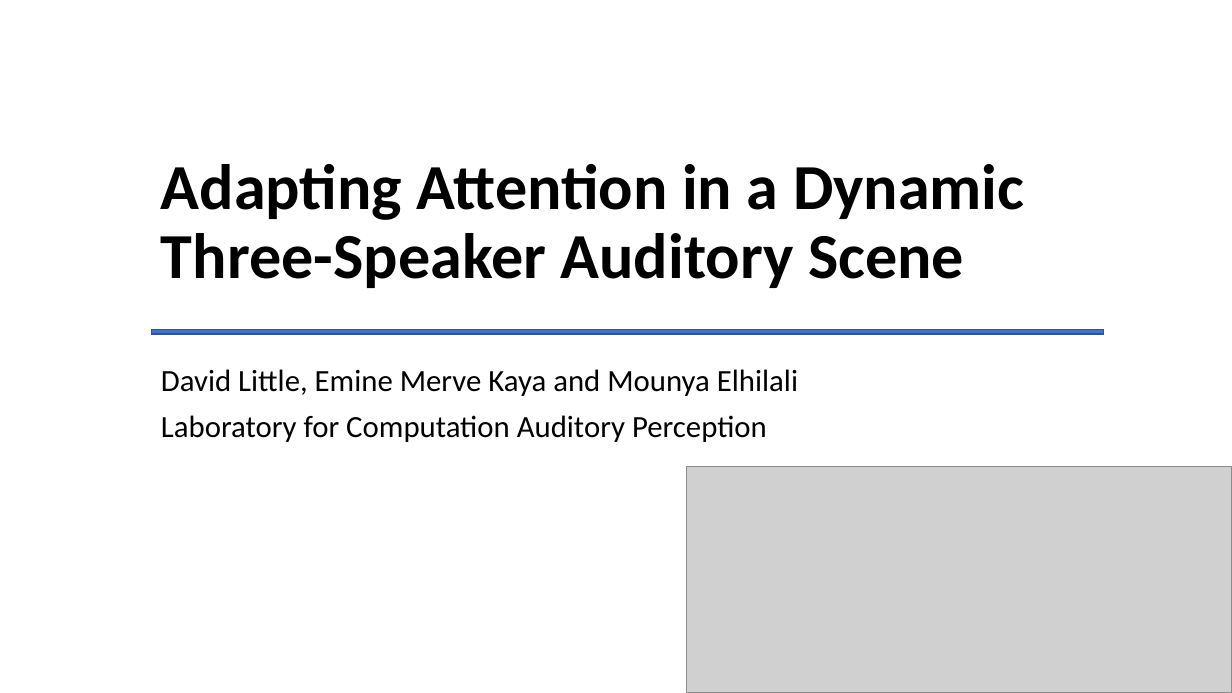
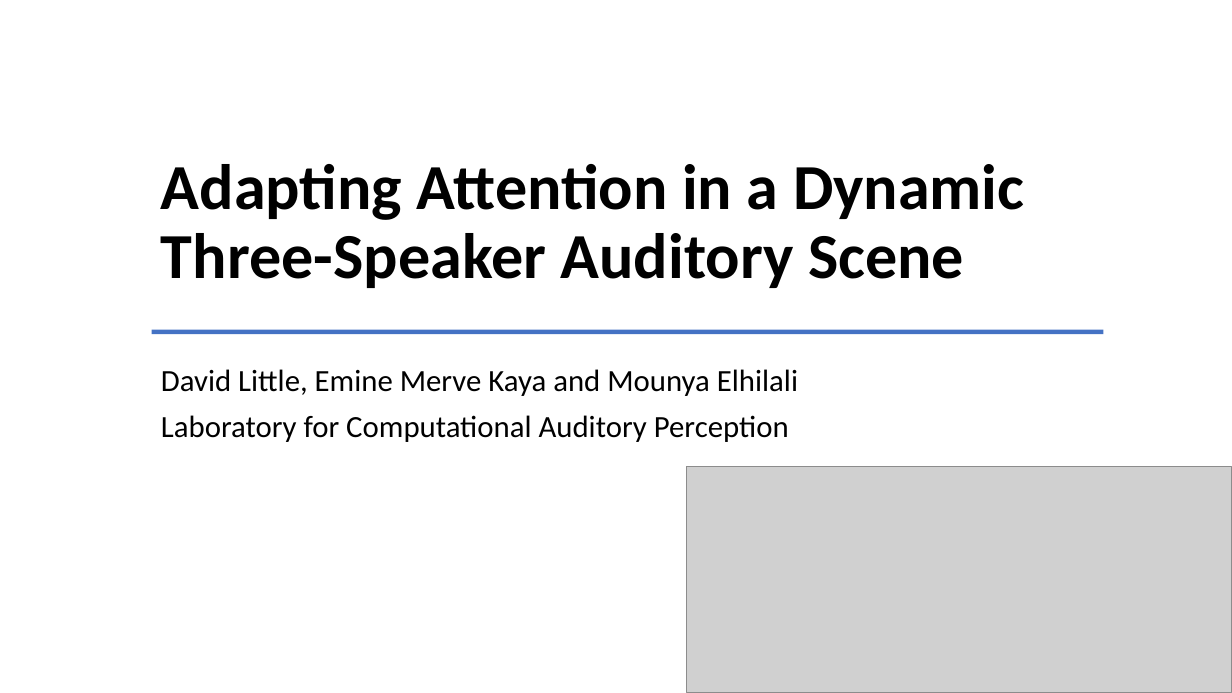
Before and after one commit to haberdashPI/german_track, a slide deck: slide 1 of presentations/ARO_2021/adapting_auditory_attention.pptx. Drawn at 1232x693 pixels with LibreOffice and Linux fonts; fonts in the diff are those of the drawing; grey boxes stand for pictures. Boxes give left, top, right and bottom in pixels: in the first picture for what was removed or moved away, otherwise in the second. Text is boxed around its words. In the diff, an @@ line names an element or a change of style, - is before the commit and + after.

```diff
--- a/presentations/ARO_2021/adapting_auditory_attention.pptx
+++ b/presentations/ARO_2021/adapting_auditory_attention.pptx
@@ rectangle at box(152, 330, 1104, 335): outline #325491 1 pt to none @@
@@ subtitle at box(161, 415, 789, 442): text changed @@
-Laboratory for Computation Auditory Perception
+Laboratory for Computational Auditory Perception
```
Also in this commit, not shown: 29 other slides changed, 15 slides added, 8 slides removed.
